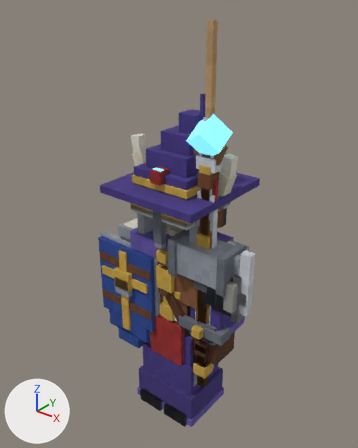
The glTF model assets/equipment/harpy_equipment.glb as it was, and as the next commit left it.
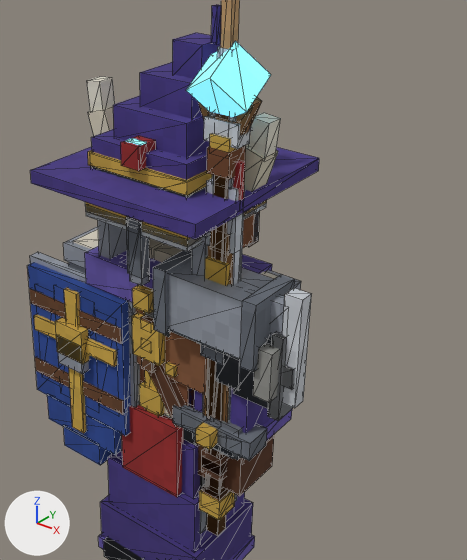
Each version is shown whole from a 50 mm camera at (1.69, -2.13, 2.71) aimed at (-0.04, 0.03, 1.37), then close up on the part from 23% to 95% of the width and 20% to 90% of the height. Arrows for +X, +Y and +Z are at lower left; the lights stay in place. The last two pictures show the newer version. The close-ups show mesh edges as thin lines. Where no turn or scale is listed for an object, it has been applied to the vertices.

The first close-up shows 'ArmR__shield_iron', 'HandL__axe', 'HandL__staff', 'HandL__sword_iron', 'HandL__war_hammer', 'Head__horned_helmet', 'Head__iron_helmet', 'Head__mage_hat', 'Root__mage_robe', 'Torso__iron_armor', 'Torso__mage_robe', 'Torso__manteau_laine' and 19 more.
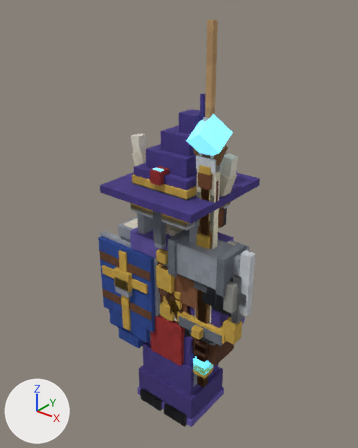
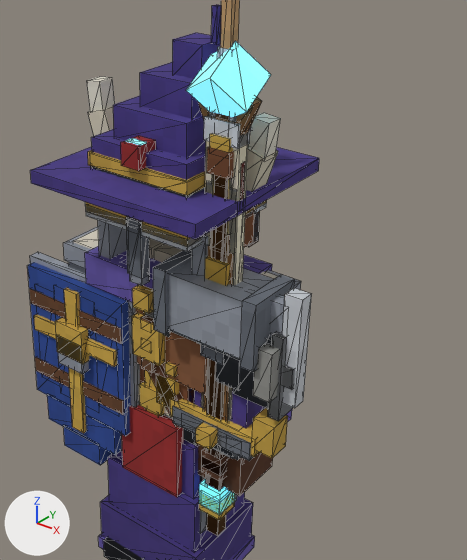
The change, as a diff of the scene's bpy script:
```diff
--- a/assets/equipment/harpy_equipment.glb.py
+++ b/assets/equipment/harpy_equipment.glb.py
@@ mat_mat_5a3a24 @@
+mat_mat_5a3a24 = bpy.data.materials.new('mat_5a3a24')
+# colours: brown #5a3a24
+# uses the picture img_voxel_grain_png
@@ mat_glow_6ad8ff @@
+mat_glow_6ad8ff = bpy.data.materials.new('glow_6ad8ff')
+# colours: cyan #6ad8ff
+# uses the picture img_voxel_grain_png
@@ mat_mat_ffe8a0 @@
+mat_mat_ffe8a0 = bpy.data.materials.new('mat_ffe8a0')
+# colours: yellow #ffe8a0
+# uses the picture img_voxel_grain_png
@@ mat_mat_f4ecd0 @@
+mat_mat_f4ecd0 = bpy.data.materials.new('mat_f4ecd0')
+# colours: pale yellow #f4ecd0
+# uses the picture img_voxel_grain_png
@@ me_handl__lame_aube_mesh @@
+me_handl__lame_aube_mesh.from_pydata(...)  # a box spanning x -0.03..0.03, y -0.03..0.03, z -0.1..0.15, material slot 0; a box spanning x -0.045..0.045, y -0.045..0.045, z -0.175..-0.085, material slot 1; a box spanning x -0.175..0.175, y -0.045..0.045, z 0.145..0.215, material slot 2; a box spanning x -0.24..-0.16, y -0.04..0.04, z 0.17..0.29, material slot 2; a box spanning x 0.16..0.24, y -0.04..0.04, z 0.17..0.29, material slot 2; a box spanning x -0.06..0.06, y -0.02..0.02, z 0.225..1.225, material slot 3; a box spanning x -0.04..0.04, y -0.02..0.02, z 1.22..1.32, material slot 3; a box spanning x -0.03..0.03, y -0.022..0.022, z 0.225..1.225, material slot 4
+me_handl__lame_aube_mesh.materials.append(mat_mat_5a3a24)
+me_handl__lame_aube_mesh.materials.append(mat_glow_6ad8ff)
+me_handl__lame_aube_mesh.materials.append(mat_mat_d8b04a)
+me_handl__lame_aube_mesh.materials.append(mat_mat_f4ecd0)
+me_handl__lame_aube_mesh.materials.append(mat_mat_ffe8a0)
@@ ob_handl__lame_aube @@
+ob_handl__lame_aube = bpy.data.objects.new('HandL__lame_aube', me_handl__lame_aube_mesh)
+ob_handl__lame_aube.location = (0.269, -0.11, 0.654)
```

Pixel boxes [x1, y1, x2, y2] of what changed, in the close-ups (467 x 560 px):
'HandL__lame_aube', added
    after: [156, 117, 288, 515]
    faces in mat_mat_d8b04a: [156, 375, 288, 458]
    faces in mat_mat_f4ecd0: [201, 117, 248, 420]
    faces in mat_glow_6ad8ff: [199, 479, 235, 515]
